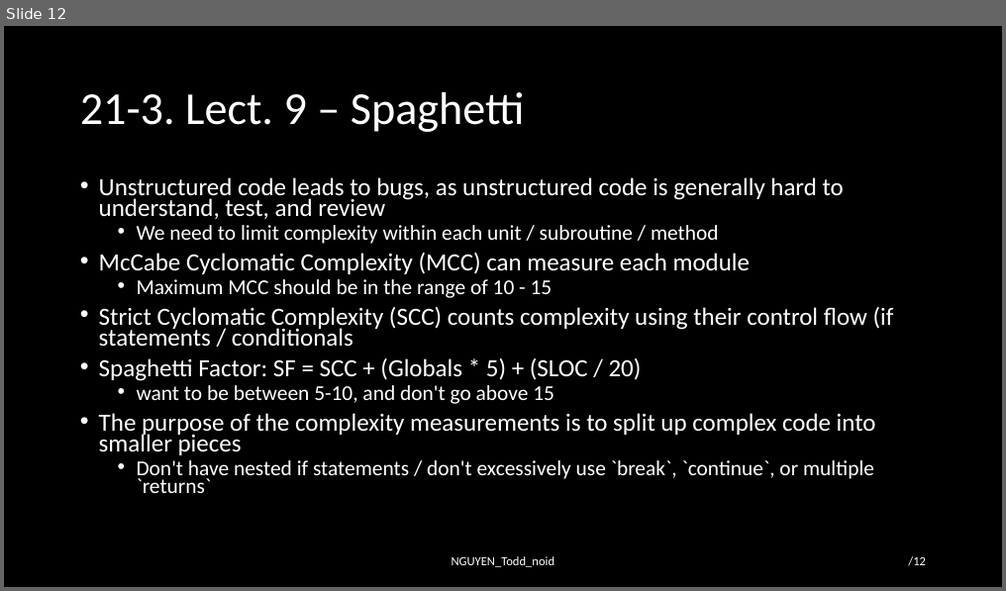
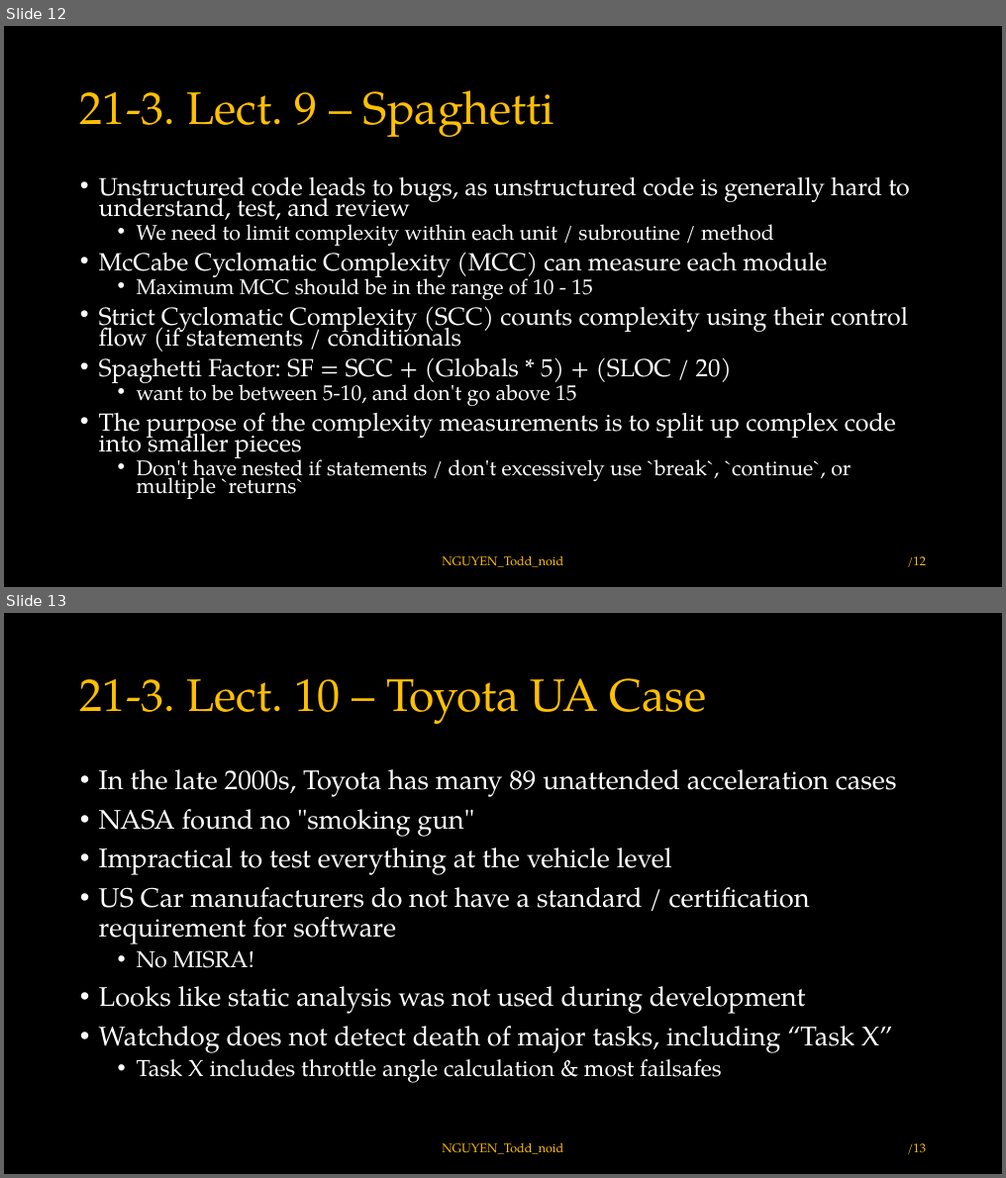
Before and after one commit to toddnguyen-gf/embedded-training, a slide deck: ece-18-642/lec-20-to-24/hw21/HW21_NGUYEN_Todd_noid.pptx. Shown one above the other, each under a label of ours: slide 12 before the commit, slides 12 and 13 after it. The pictures are 1006x591 and 1006x1178 pixels, drawn with LibreOffice and Linux fonts; fonts in the diff are those of the drawing. Boxes give left, top, right and bottom in pixels: in the first picture for what was removed or moved away, otherwise in the second. Text is boxed around its words. In the diff, an @@ line names an element or a change of style, - is before the commit and + after.

```diff
--- a/ece-18-642/lec-20-to-24/hw21/HW21_NGUYEN_Todd_noid.pptx
+++ b/ece-18-642/lec-20-to-24/hw21/HW21_NGUYEN_Todd_noid.pptx
@@ slide 13 added at <box>4,613,1002,1174</box>, background #000000 @@
@@ title added at <box>80,678,707,724</box>, 44 pt, text #FFC000 @@
+21-3. Lect. 10 – Toyota UA Case
@@ text added at <box>99,769,897,1083</box>, 25.9 pt, text #FFFFFF @@
+• In the late 2000s, Toyota has many 89 unattended acceleration cases
+• NASA found no "smoking gun"
+• Impractical to test everything at the vehicle level
+• US Car manufacturers do not have a standard / certification requirement for software
+  • No MISRA!
+• Looks like static analysis was not used during development
+• Watchdog does not detect death of major tasks, including “Task X”
+  • Task X includes throttle angle calculation & most failsafes
@@ text added at <box>442,1144,563,1155</box>, 12 pt, text #FFC000 @@
+NGUYEN_Todd_noid
@@ page number added at <box>907,1144,926,1155</box>, 12 pt, text #FFC000 @@
+/13
@@ slide 12 changed as well @@
@@ text "Unstructured code leads to bugs, ..." at <box>99,177,910,499</box>: font Calibri to TeX Gyre Pagella @@
@@ font Calibri to TeX Gyre Pagella, text colour #FFFFFF to #FFC000 in 3 elements at <box>80,90,554,137</box>, <box>442,557,563,568</box>, <box>907,557,926,568</box> @@
```
Also in this commit, not shown: 11 other slides changed, 6 other slides added.
